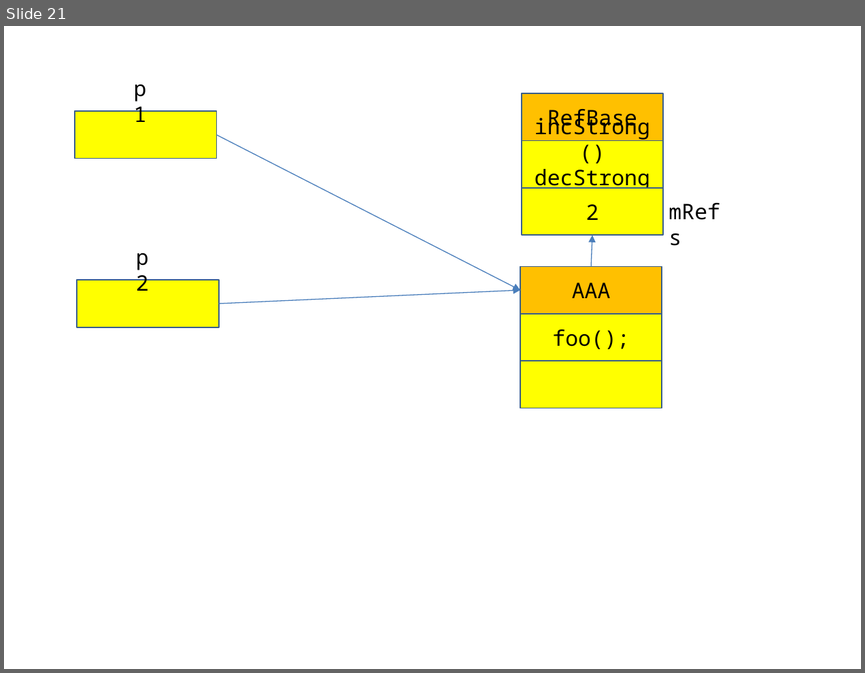
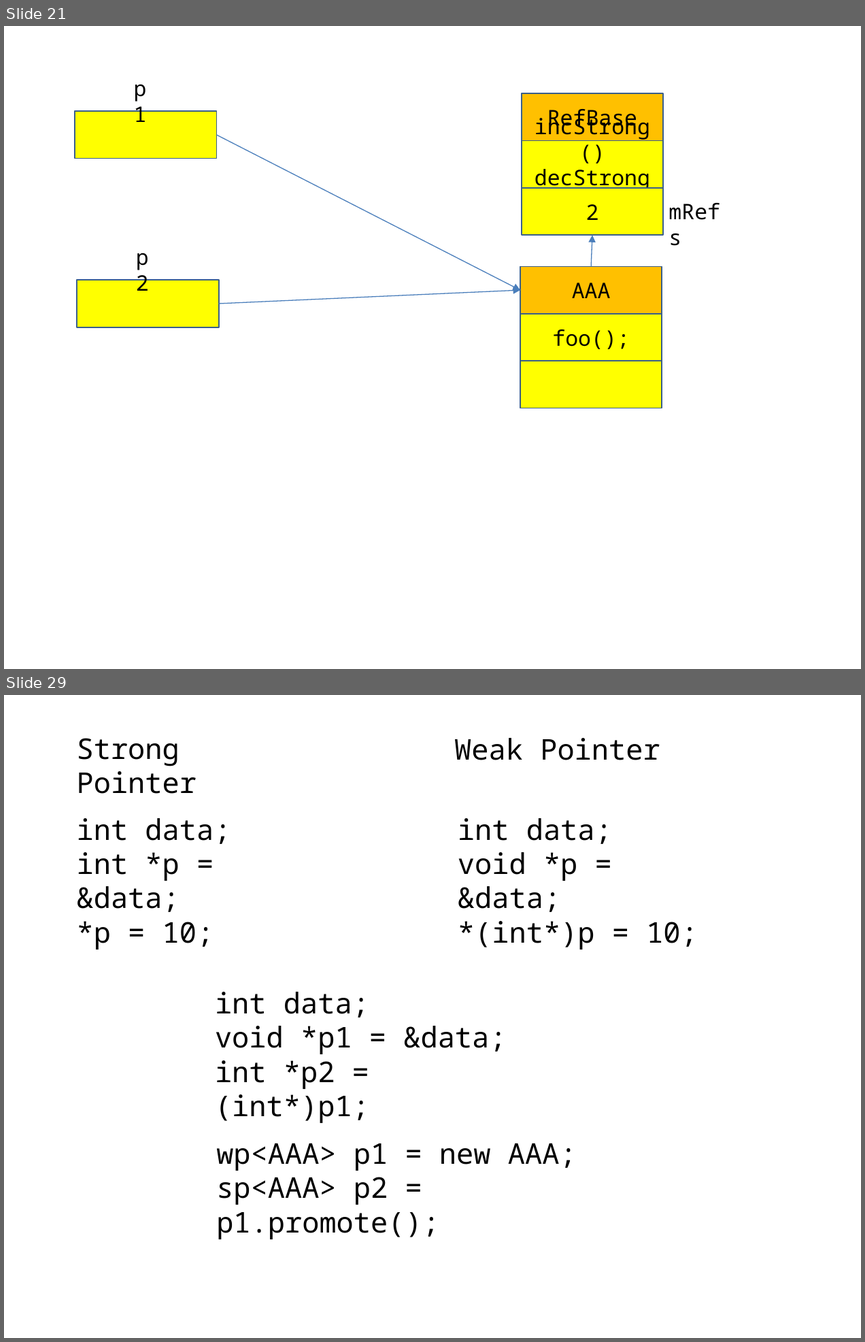
Before and after one commit to ioacademy-jikim/android_framwork, a slide deck: 03_day.pptx. Shown one above the other, each under a label of ours: slide 21 before the commit, slides 21 and 29 after it; the slides between them are not shown. The pictures are 865x673 and 865x1342 pixels, drawn with LibreOffice and Linux fonts; fonts in the diff are those of the drawing. Boxes give left, top, right and bottom in pixels: in the first picture for what was removed or moved away, otherwise in the second. Text is boxed around its words. In the diff, an @@ line names an element or a change of style, - is before the commit and + after.

```diff
--- a/03_day.pptx
+++ b/03_day.pptx
@@ slide 29 added at [4, 695, 861, 1338], background #FFFFFF @@
@@ text added at [77, 738, 196, 794], 24 pt, text #000000 @@
+Strong Pointer
@@ text added at [454, 738, 660, 760], 24 pt, text #000000 @@
+Weak Pointer
@@ text added at [77, 818, 230, 949], 24 pt, text #000000 @@
+int data;
+int *p = &data;
+*p = 10;
@@ text added at [458, 818, 698, 949], 24 pt, text #000000 @@
+int data;
+void *p = &data;
+*(int*)p = 10;
@@ text added at [215, 991, 506, 1123], 24 pt, text #000000 @@
+int data;
+void *p1 = &data;
+int *p2 = (int*)p1;
@@ text added at [216, 1143, 577, 1239], 24 pt, text #000000 @@
+wp<AAA> p1 = new AAA;
+sp<AAA> p2 = p1.promote();
```
Also in this commit, not shown: 12 other slides added, 2 other files.
